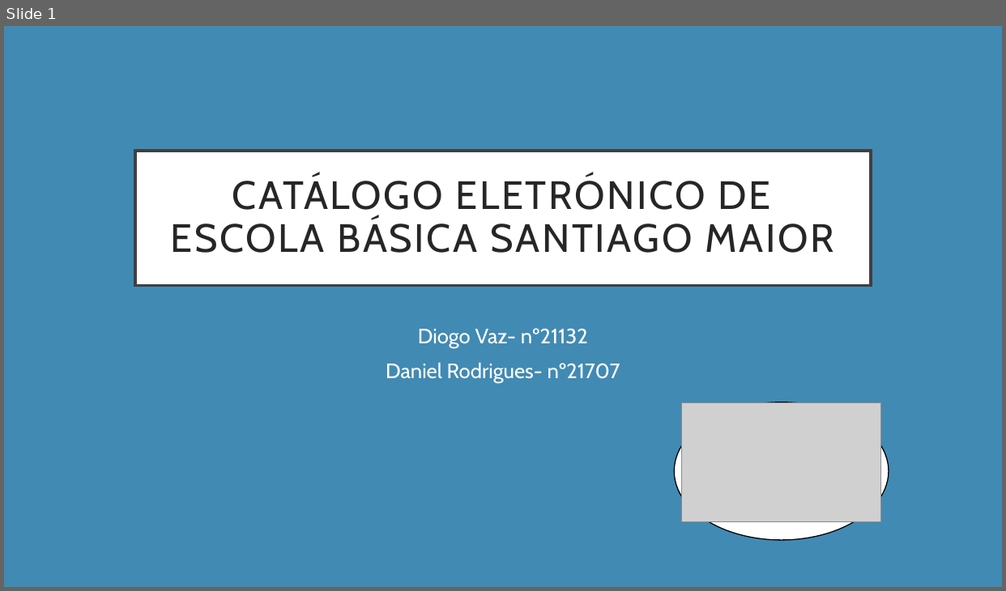
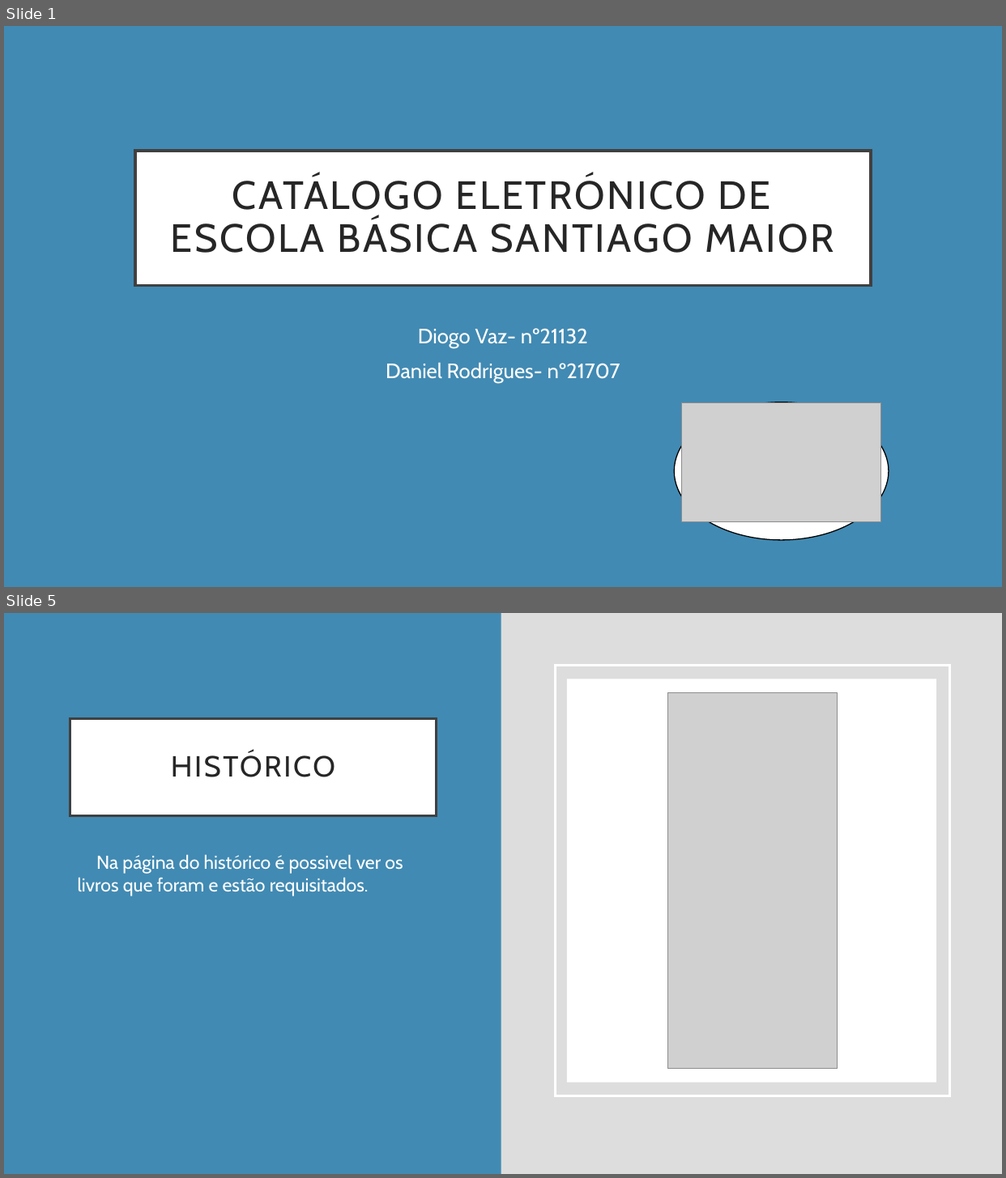
Before and after one commit to Gnomo000/Trabalho-Projeto-PLC, a slide deck: Apresentação projeto.pptx. Shown one above the other, each under a label of ours: slide 1 before the commit, slides 1 and 5 after it; the slides between them are not shown. The pictures are 1006x591 and 1006x1178 pixels, drawn with LibreOffice and Linux fonts; fonts in the diff are those of the drawing; grey boxes stand for pictures. Boxes give left, top, right and bottom in pixels: in the first picture for what was removed or moved away, otherwise in the second. Text is boxed around its words. In the diff, an @@ line names an element or a change of style, - is before the commit and + after.

```diff
--- a/Apresentação projeto.pptx
+++ b/Apresentação projeto.pptx
@@ slide 5 added at box(4, 613, 1002, 1174), background #DDDDDD @@
@@ rectangle added at box(4, 613, 501, 1174), fill #418AB3 @@
@@ rectangle added at box(555, 666, 949, 1096), outline #FFFFFF 2.5 pt @@
@@ rectangle added at box(567, 679, 936, 1082), fill #FFFFFF @@
@@ picture added at box(668, 692, 837, 1069) @@
@@ title added at box(70, 718, 436, 815), fill #FFFFFF, outline #404040 2.5 pt, 28 pt, text #262626 @@
+HISTÓRICO
@@ text added at box(78, 854, 403, 897), 18 pt, text #FFFFFF @@
+• Na página do histórico é possivel ver os livros que foram e estão requisitados.
```
Also in this commit, not shown: 3 slides changed, 1 other slide added.
